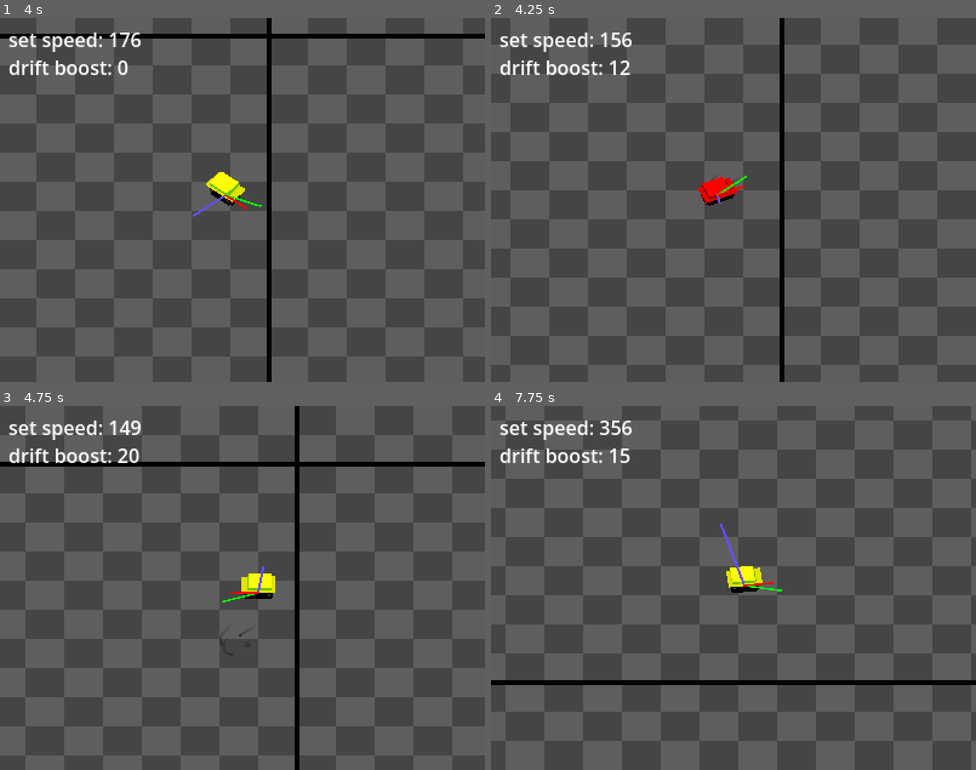
Above: before the commit, frames 1-4 (two rows, left to right).
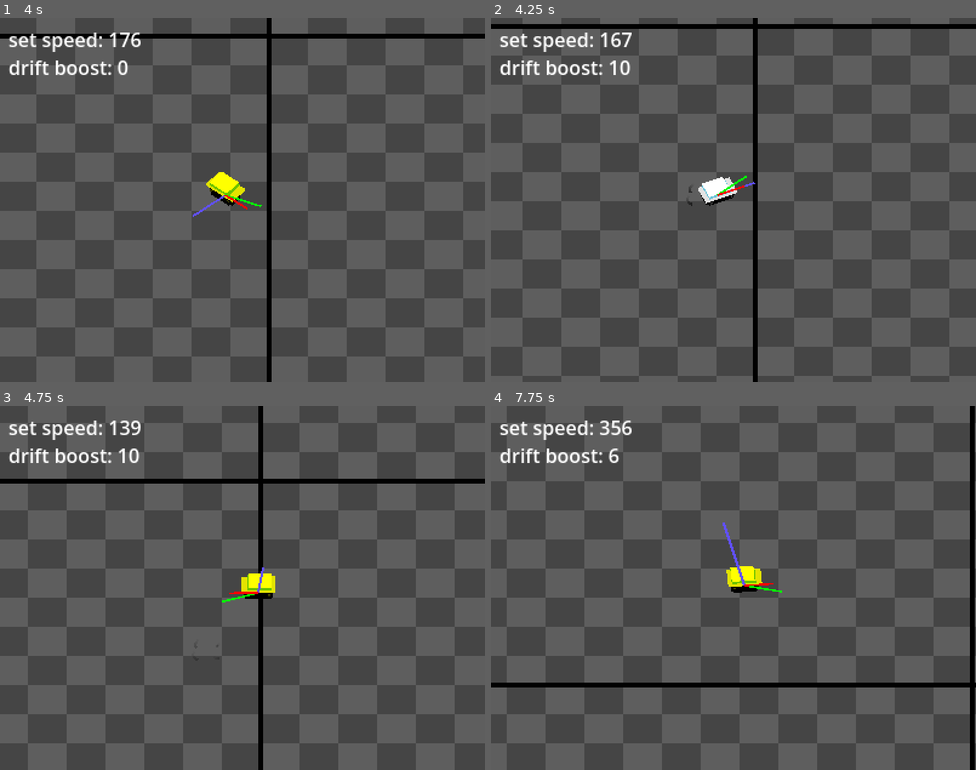
Above: after the commit, the same moments.

Repository: kaiakairos/yeehawDrive
Game: Godot game, scene res://world_scenes/test/test_track.tscn
Two runs of this game, one before a commit and one after it. Both use one fixed random seed, a clock stepped at 60 frames per second and the inputs below. The project has no main scene, so this scene is started directly.
Inputs (mouse positions are in pixels of both pictures, inside the frame that each line leads up to):
- Up to frame 1 (4 s): tap Enter at 0.5 s; move the mouse to (349, 181) at 0.52 s; hold D (turnRight) 0.53-1.28 s; tap Space (hop) at 0.77, 1.52, 2.75, 3.02, 3.77 s; move the mouse to (145, 218) at 1.27 s; hold S (brake) 1.28-2.03 s; move the mouse to (291, 119) at 2.02 s; hold D (turnRight) 2.03-2.78 s; move the mouse to (218, 272) at 2.77 s; hold W (accelerate) 2.78-3.53 s; move the mouse to (388, 254) at 3.52 s; hold A (turnLeft) from 3.53 s (still down)
- Up to frame 2 (4.25 s): keep holding A (turnLeft)
- Up to frame 3 (4.75 s): keep holding A (turnLeft); move the mouse to (97, 533) at 4.27 s; tap Space (hop) at 4.52 s
- Up to frame 4 (7.75 s): move the mouse to (757, 588) at 5.02 s; release A (turnLeft) at 5.03 s; hold S (brake) 5.03-5.78 s; tap Enter at 5.75 s; move the mouse to (660, 497) at 5.77 s; hold D (turnRight) 5.78-6.53 s; tap Space (hop) at 6.02, 6.77, 7.52 s; move the mouse to (840, 569) at 6.52 s; hold W (accelerate) 6.53-7.28 s; move the mouse to (636, 606) at 7.27 s; hold D (turnRight) from 7.28 s (still down)

Frame 1 is identical in both runs. In frame 2, 56% of the frame differs, in the area x 0-100%, y 0-100%; in frame 3, 42%; in frame 4, 88%.

Commit message:
Update player_car.gd

Diff:
--- a/object_scenes/player/player_car.gd
+++ b/object_scenes/player/player_car.gd
@@ -86,7 +86,7 @@
 						printerr("Safety Stillness Protocal activated")
 						trueVelocity = carDirection.normalized()
 				else:
-					trueVelocity = trueVelocity.move_toward(carDirection.normalized() * currentSpeed,delta*800.0)
+					trueVelocity = trueVelocity.move_toward(carDirection.normalized() * currentSpeed,delta*2000.0)
 					driftVelLengthSave = trueVelocity.length()
 				$SpriteGroup/rotationOrigin.modulate = Color.RED
 				if !drifting:
